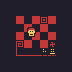
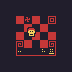
Comparing the layer stacks of the two w=72, h=72 images. Changes:
painted on "Layer" over (x1=18, y1=17, x2=56, y2=56)
